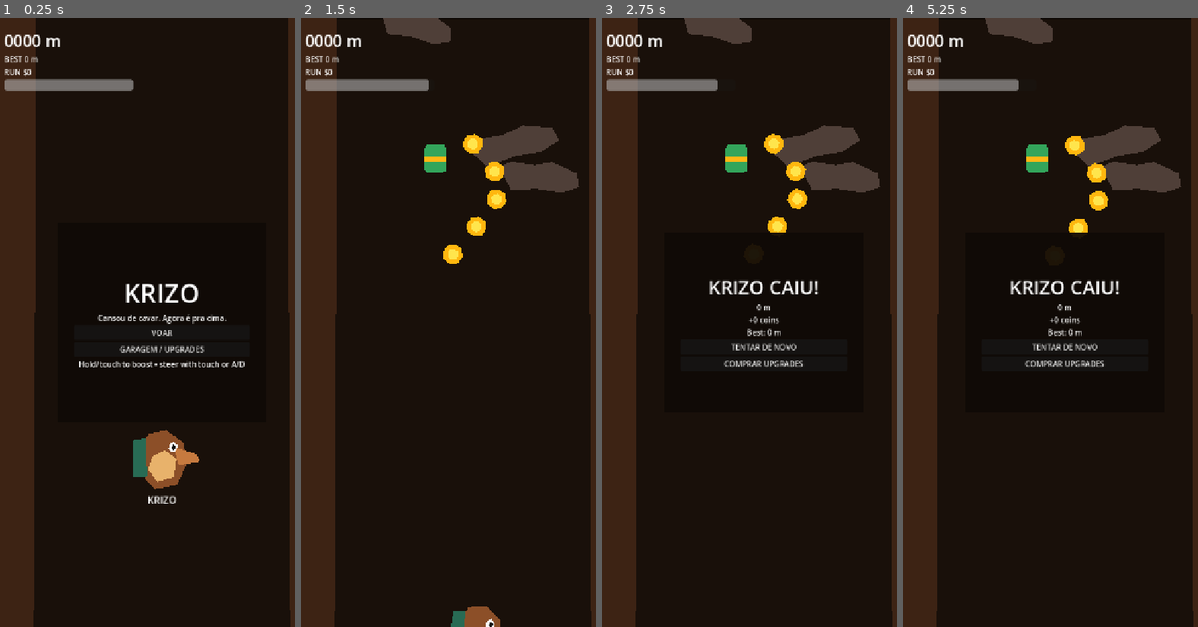
Above: before the commit, frames 1-4 (left to right).
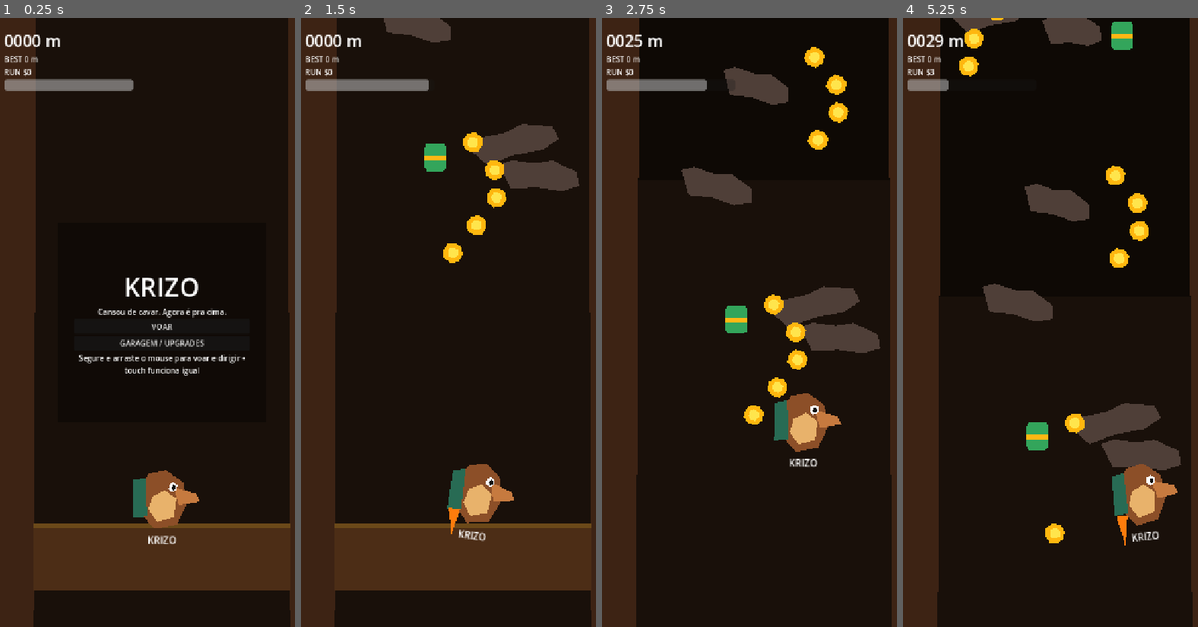
Above: after the commit, the same moments.

Repository: andrefa/krizo
Game: Godot game, scene res://scenes/game/game.tscn
The game is run twice, just before and just after one commit, with the same random seed, the same clock (stepped at 60 frames per second) and the same inputs.
Inputs (mouse positions are in pixels of both pictures, inside the frame that each line leads up to):
- Up to frame 1 (0.25 s): no input
- Up to frame 2 (1.5 s): click "VOAR" at 0.5 s; move the mouse to (537, 292) at 1.27 s; press the mouse at (537, 292) at 1.28 s; hold D (move_right) from 1.28 s (still down)
- Up to frame 3 (2.75 s): release D (move_right) at 2 s; release the mouse at (838, 292) at 2 s; drag from (696, 352) to (840, 176) at 2.02 s
- Up to frame 4 (5.25 s): move the mouse to (1097, 188) at 2.77 s; press the mouse at (1097, 188) at 2.78 s; hold D (move_right) 2.78-3.5 s; release the mouse at (1097, 188) at 3.5 s; drag from (1047, 444) to (1115, 145) at 3.52 s; move the mouse to (1168, 413) at 4.27 s; press the mouse at (1168, 413) at 4.28 s; hold A (move_left) 4.28-5 s; release the mouse at (1168, 413) at 5 s; drag from (962, 231) to (1038, 158) at 5.02 s

The runs differ from the first frame. In frame 1, 14% of the frame differs, in the area x 11-99%, y 42-94%; in frame 2, 12%; in frame 3, 13%; in frame 4, 14%.

Commit message:
Add launch floor and improve control guidance

Diff:
--- a/scenes/game/game.tscn
+++ b/scenes/game/game.tscn
@@ -7,6 +7,9 @@
 [ext_resource path="res://scenes/game/fuel_pickup.tscn" type="PackedScene" id="5"]
 [ext_resource path="res://scenes/game/coin_pickup.tscn" type="PackedScene" id="6"]
 
+[sub_resource type="RectangleShape2D" id="GroundShape"]
+size = Vector2(540, 40)
+
 [node name="Game" type="Node2D"]
 script = ExtResource("1")
 
@@ -26,6 +29,20 @@
 polygon = PackedVector2Array(720,-12000,638,-12000,620,-9000,644,-6000,612,-3000,630,1400,720,1400)
 color = Color(0.24,0.14,0.08,1)
 
+[node name="LaunchGround" type="StaticBody2D" parent="World"]
+position = Vector2(360,1082)
+
+[node name="CollisionShape2D" type="CollisionShape2D" parent="World/LaunchGround"]
+shape = SubResource("GroundShape")
+
+[node name="Dirt" type="Polygon2D" parent="World/LaunchGround"]
+polygon = PackedVector2Array(-270,-20,270,-20,270,120,-270,120)
+color = Color(0.30,0.18,0.09,1)
+
+[node name="GrassLine" type="Polygon2D" parent="World/LaunchGround"]
+polygon = PackedVector2Array(-270,-20,270,-20,270,-10,-270,-10)
+color = Color(0.42,0.29,0.10,1)
+
 [node name="RunGenerator" type="Node2D" parent="World"]
 script = ExtResource("3")
 obstacle_scene = ExtResource("4")
@@ -33,7 +50,7 @@
 coin_scene = ExtResource("6")
 
 [node name="Krizo" parent="World" instance=ExtResource("2")]
-position = Vector2(360,930)
+position = Vector2(360,1014)
 
 [node name="Camera2D" type="Camera2D" parent="."]
 position = Vector2(360,640)
@@ -110,7 +127,7 @@
 text = "GARAGEM / UPGRADES"
 [node name="Help" type="Label" parent="HUD/StartPanel/Panel/VBox"]
 layout_mode = 2
-text = "Hold/touch to boost • steer with touch or A/D"
+text = "Segure e arraste o mouse para voar e dirigir • touch funciona igual"
 autowrap_mode = 2
 horizontal_alignment = 1
 
Not shown: 1 places in scenes/game/game.tscn that only renumber resources
